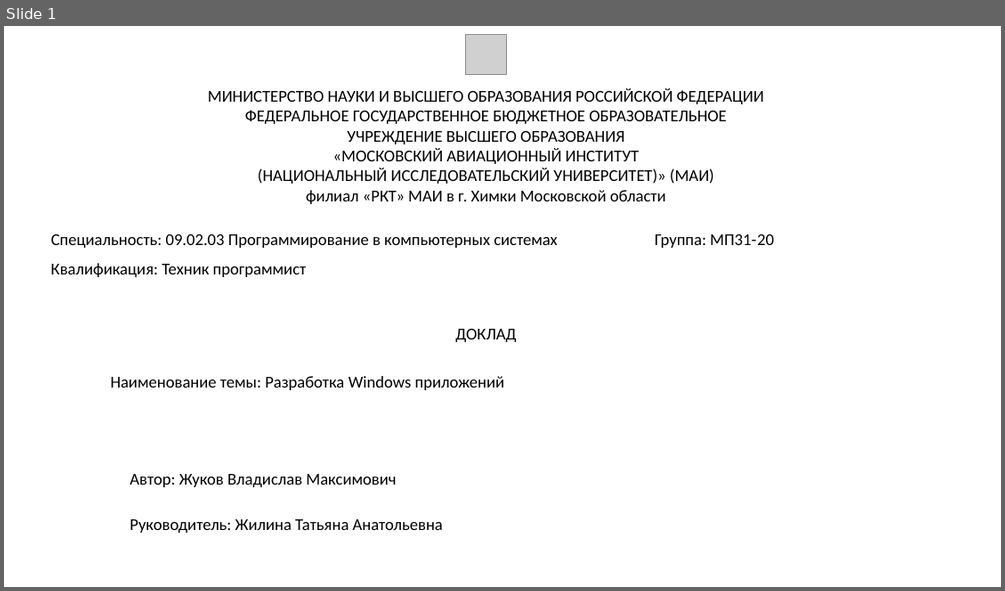
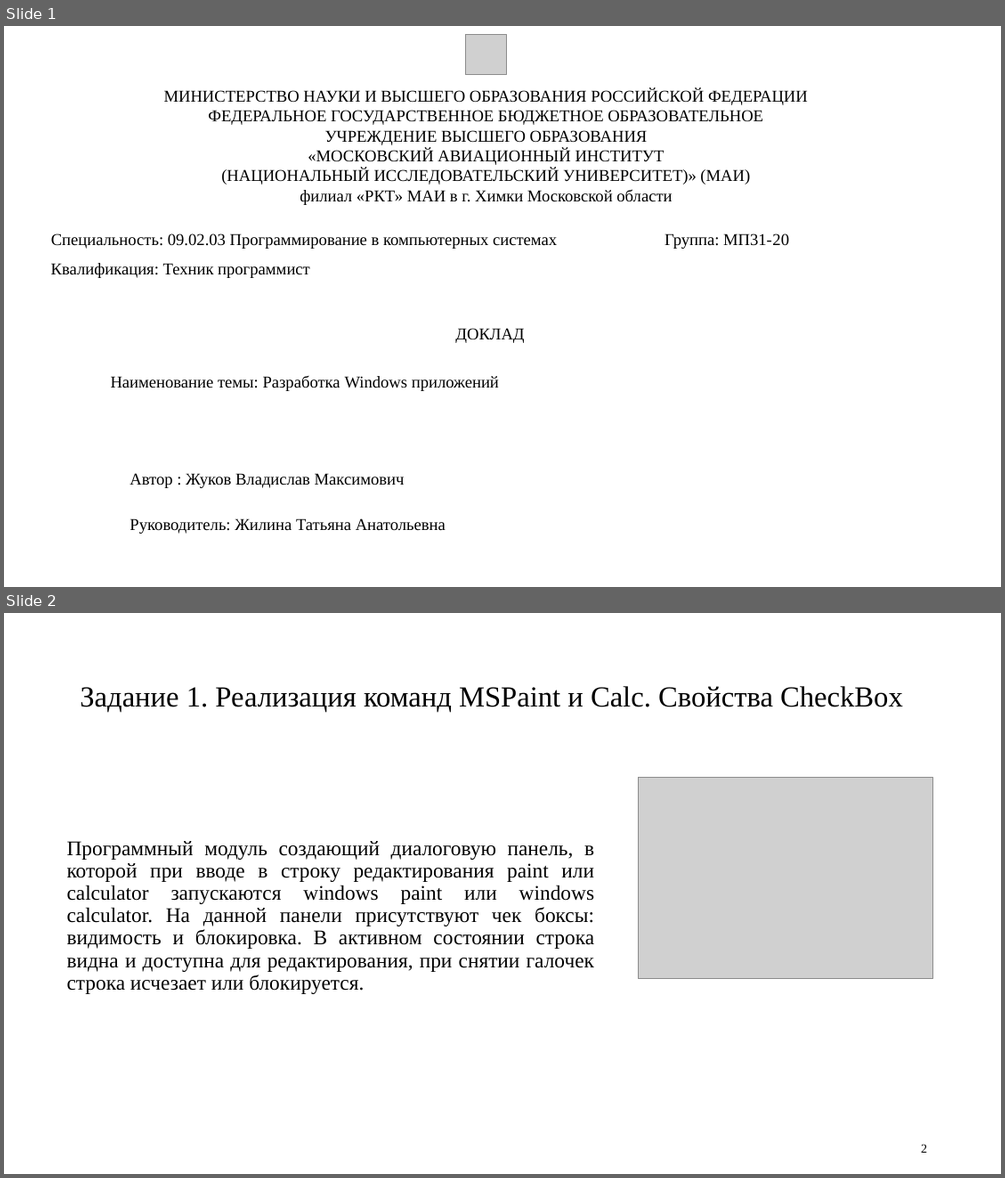
Before and after one commit to Feeralbee/praktika_system_programming, a slide deck: ЖуковМП3120.pptx. Shown one above the other, each under a label of ours: slide 1 before the commit, slides 1 and 2 after it. The pictures are 1005x591 and 1005x1178 pixels, drawn with LibreOffice and Linux fonts; fonts in the diff are those of the drawing; grey boxes stand for pictures. Boxes give left, top, right and bottom in pixels: in the first picture for what was removed or moved away, otherwise in the second. Text is boxed around its words. In the diff, an @@ line names an element or a change of style, - is before the commit and + after.

```diff
--- a/ЖуковМП3120.pptx
+++ b/ЖуковМП3120.pptx
@@ slide 2 added at (4,613,1001,1174), background #FFFFFF @@
@@ title added at (80,686,903,712), 28 pt, text #000000 @@
+Задание 1. Реализация команд MSPaint и Calc. Свойства CheckBox
@@ picture added at (638,778,933,979) @@
@@ text added at (67,841,595,994), 20 pt, text #000000 @@
+Программный модуль создающий диалоговую панель, в которой при вводе в строку редактирования paint или calculator запускаются windows paint или windows calculator. На данной панели присутствуют чек боксы: видимость и блокировка. В активном состоянии строка видна и доступна для редактирования, при снятии галочек строка исчезает или блокируется.
@@ page number added at (921,1143,927,1152), 12 pt, text #000000 @@
+2
@@ slide 1 changed as well @@
@@ font Calibri to Times New Roman in 6 elements at (164,89,808,205), (129,518,445,533), (111,376,499,391), (51,233,789,248), (455,328,524,343), (51,263,310,278) @@
@@ text at (129,473,404,488): text changed; font Calibri to Times New Roman @@
-Автор: Жуков Владислав Максимович
+Автор : Жуков Владислав Максимович
```
Also in this commit, not shown: 13 other slides added, 3 slides removed.
